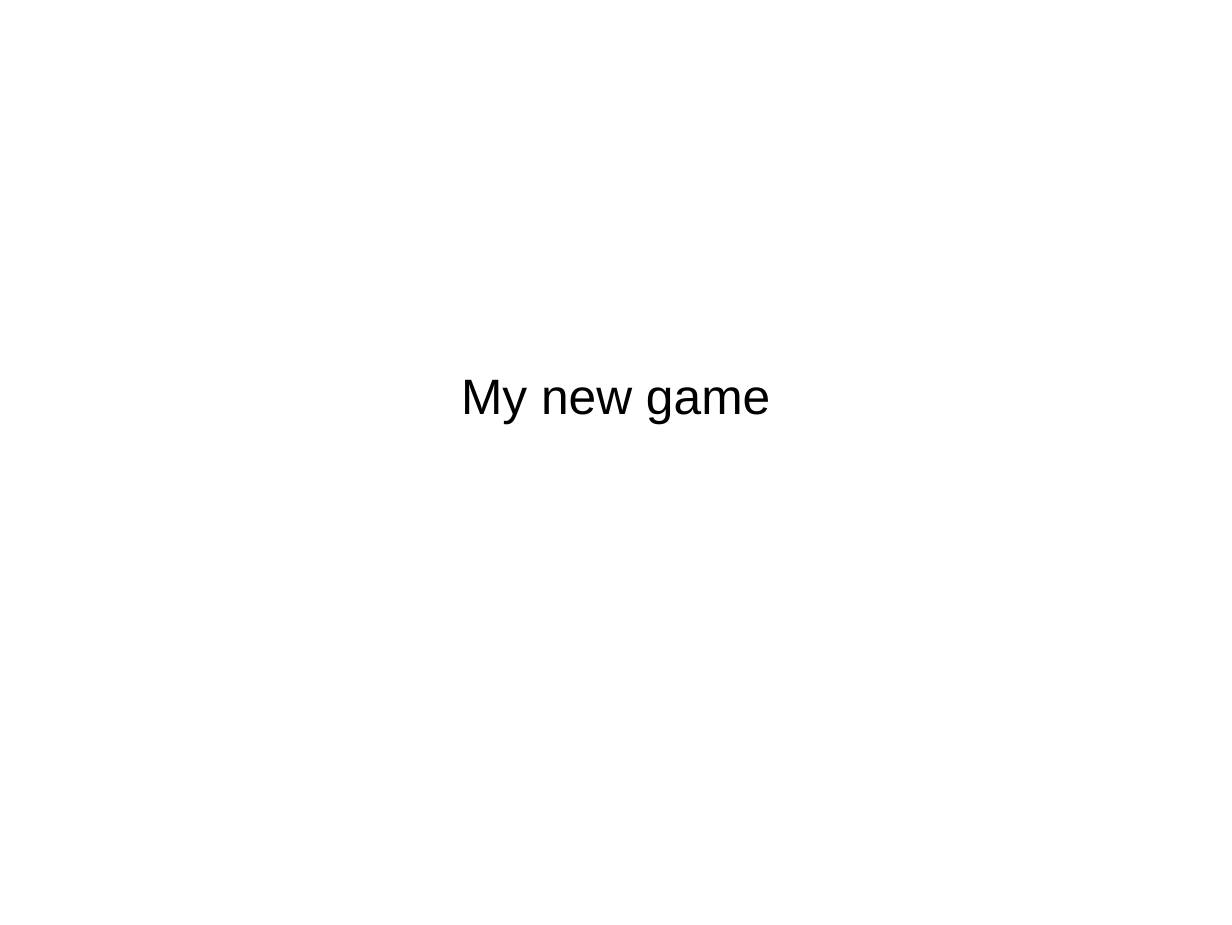
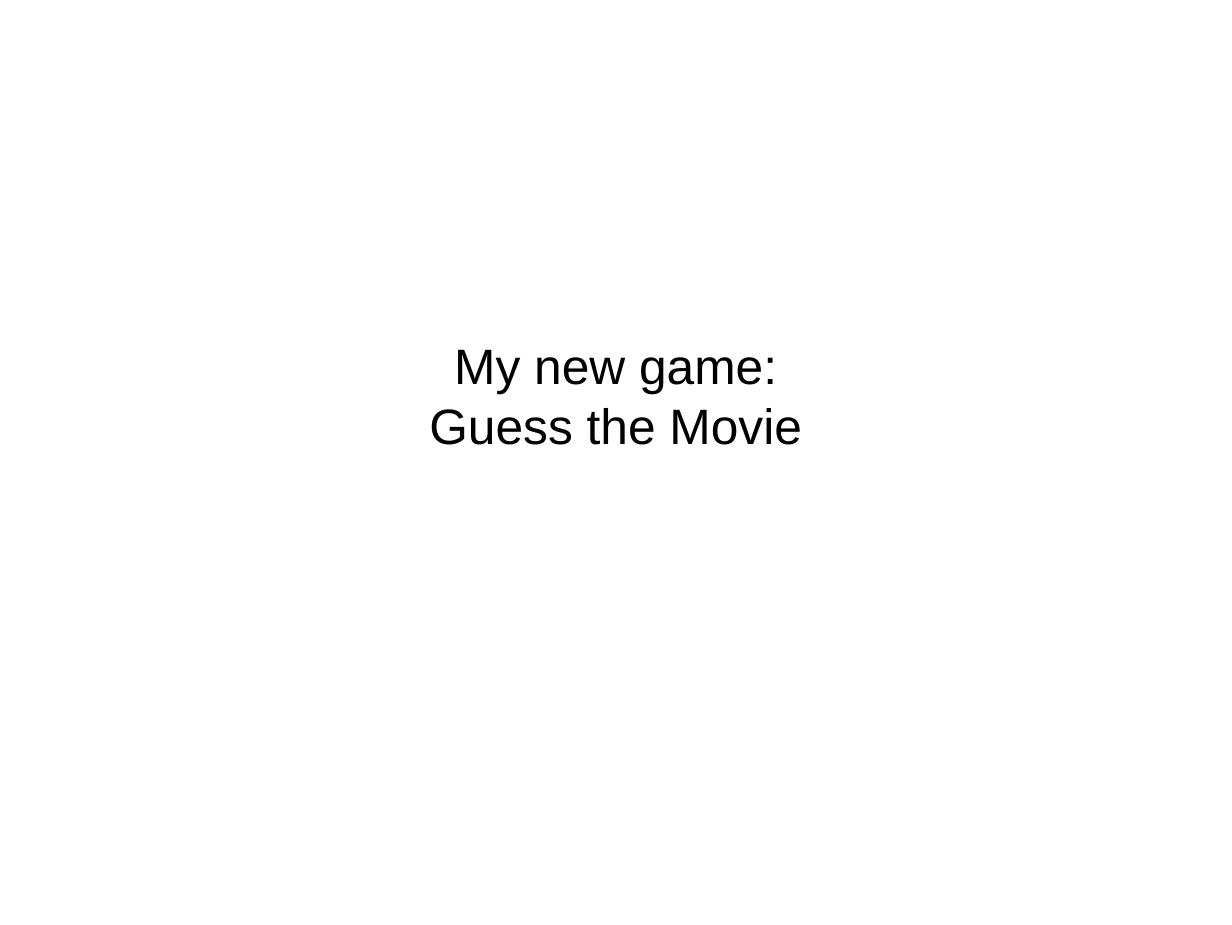
Before and after one commit to amueller/talks_odt, a slide deck: slide 9 of wordcloud_scipy_2015_lightnight.odp. Drawn at 1232x925 pixels with LibreOffice and Linux fonts; fonts in the diff are those of the drawing. Boxes give left, top, right and bottom in pixels: in the first picture for what was removed or moved away, otherwise in the second. Text is boxed around its words. In the diff, an @@ line names an element or a change of style, - is before the commit and + after.

Commit message:
give the game a name

```diff
--- a/wordcloud_scipy_2015_lightnight.odp
+++ b/wordcloud_scipy_2015_lightnight.odp
@@ subtitle at [429, 349, 802, 445]: text changed @@
-My new game
+My new game:
+Guess the Movie
```
